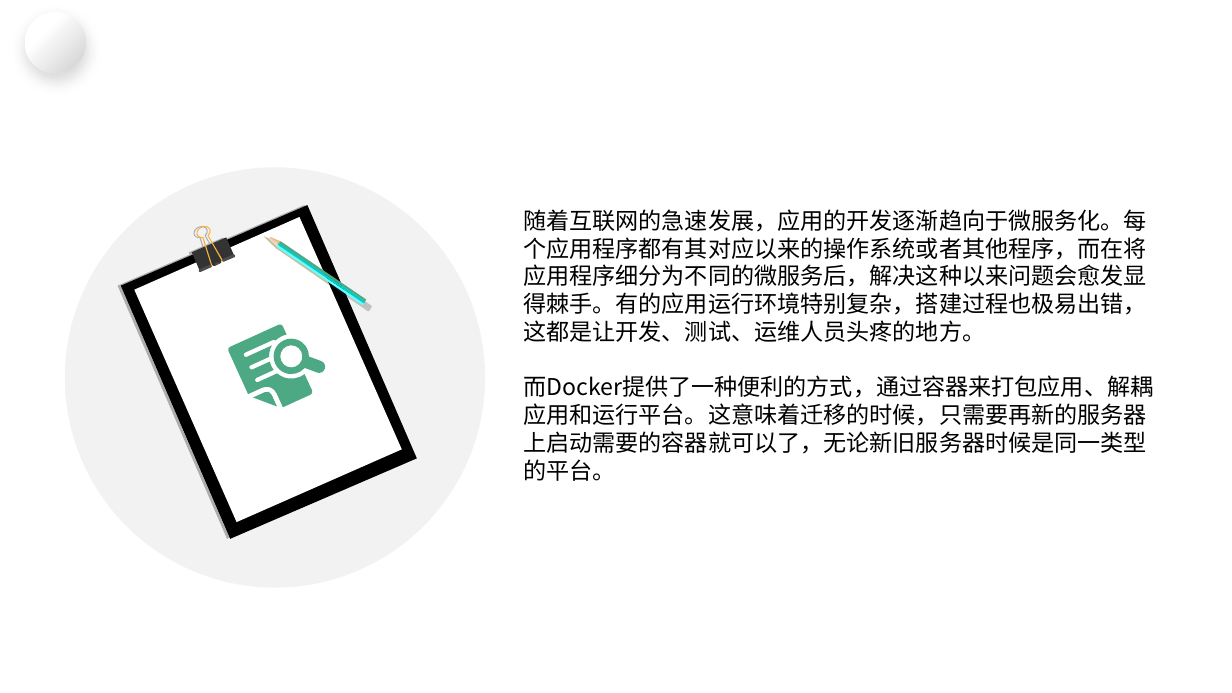
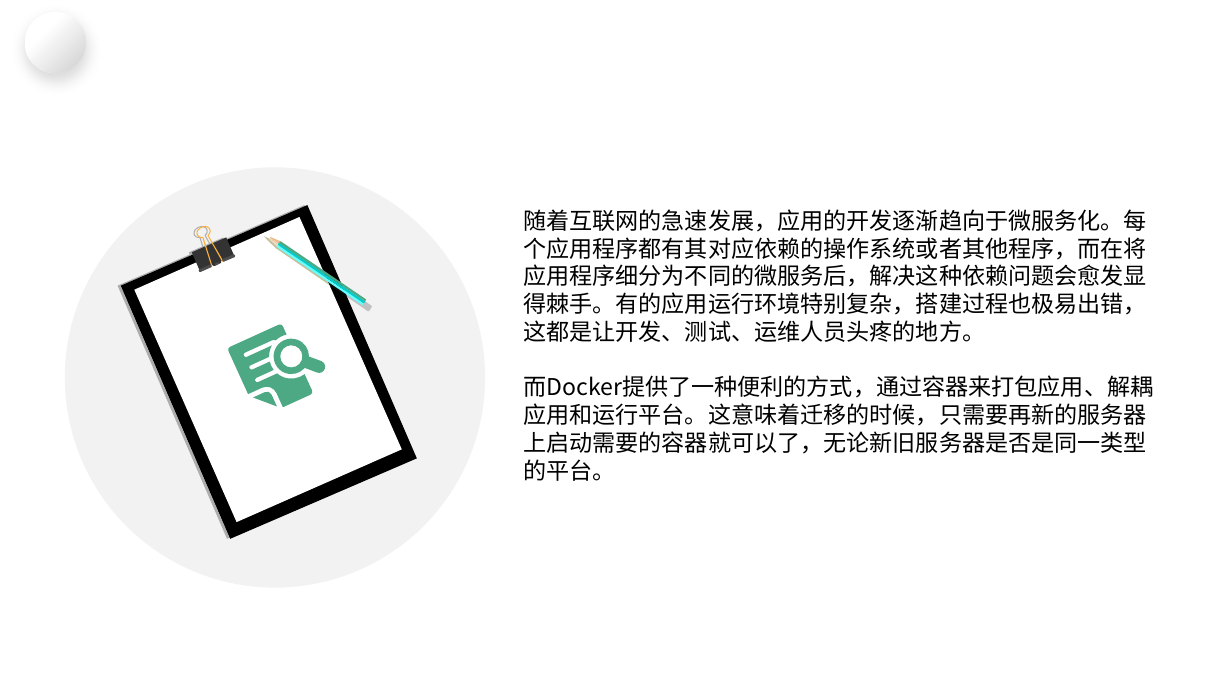
Before and after one commit to wkeking/notes, a slide deck: slide 5 of docker/Docker基础演示.pptx. Drawn at 1232x693 pixels with LibreOffice and Linux fonts; fonts in the diff are those of the drawing; background and template pictures are left out. Boxes give left, top, right and bottom in pixels: in the first picture for what was removed or moved away, otherwise in the second. Text is boxed around its words. In the diff, an @@ line names an element or a change of style, - is before the commit and + after.

```diff
--- a/docker/Docker基础演示.pptx
+++ b/docker/Docker基础演示.pptx
@@ text at (x1=523, y1=209, x2=1153, y2=481): text changed @@
-随着互联网的急速发展，应用的开发逐渐趋向于微服务化。每个应用程序都有其对应以来的操作系统或者其他程序，而在将应用程序细分为不同的微服务后，解决这种以来问题会愈发显得棘手。有的应用运行环境特别复杂，搭建过程也极易出错，这都是让开发、测试、运维人员头疼的地方。
-而Docker提供了一种便利的方式，通过容器来打包应用、解耦应用和运行平台。这意味着迁移的时候，只需要再新的服务器上启动需要的容器就可以了，无论新旧服务器时候是同一类型的平台。
+随着互联网的急速发展，应用的开发逐渐趋向于微服务化。每个应用程序都有其对应依赖的操作系统或者其他程序，而在将应用程序细分为不同的微服务后，解决这种依赖问题会愈发显得棘手。有的应用运行环境特别复杂，搭建过程也极易出错，这都是让开发、测试、运维人员头疼的地方。
+而Docker提供了一种便利的方式，通过容器来打包应用、解耦应用和运行平台。这意味着迁移的时候，只需要再新的服务器上启动需要的容器就可以了，无论新旧服务器是否是同一类型的平台。
```
Also in this commit, not shown: 2 other files.
